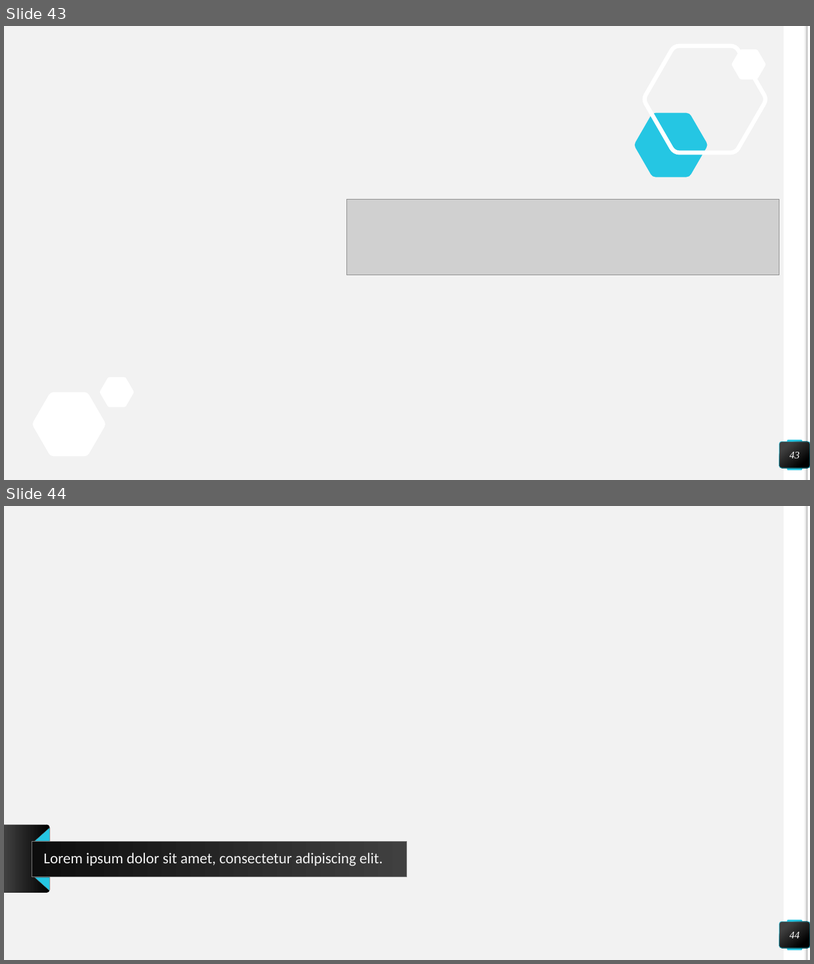
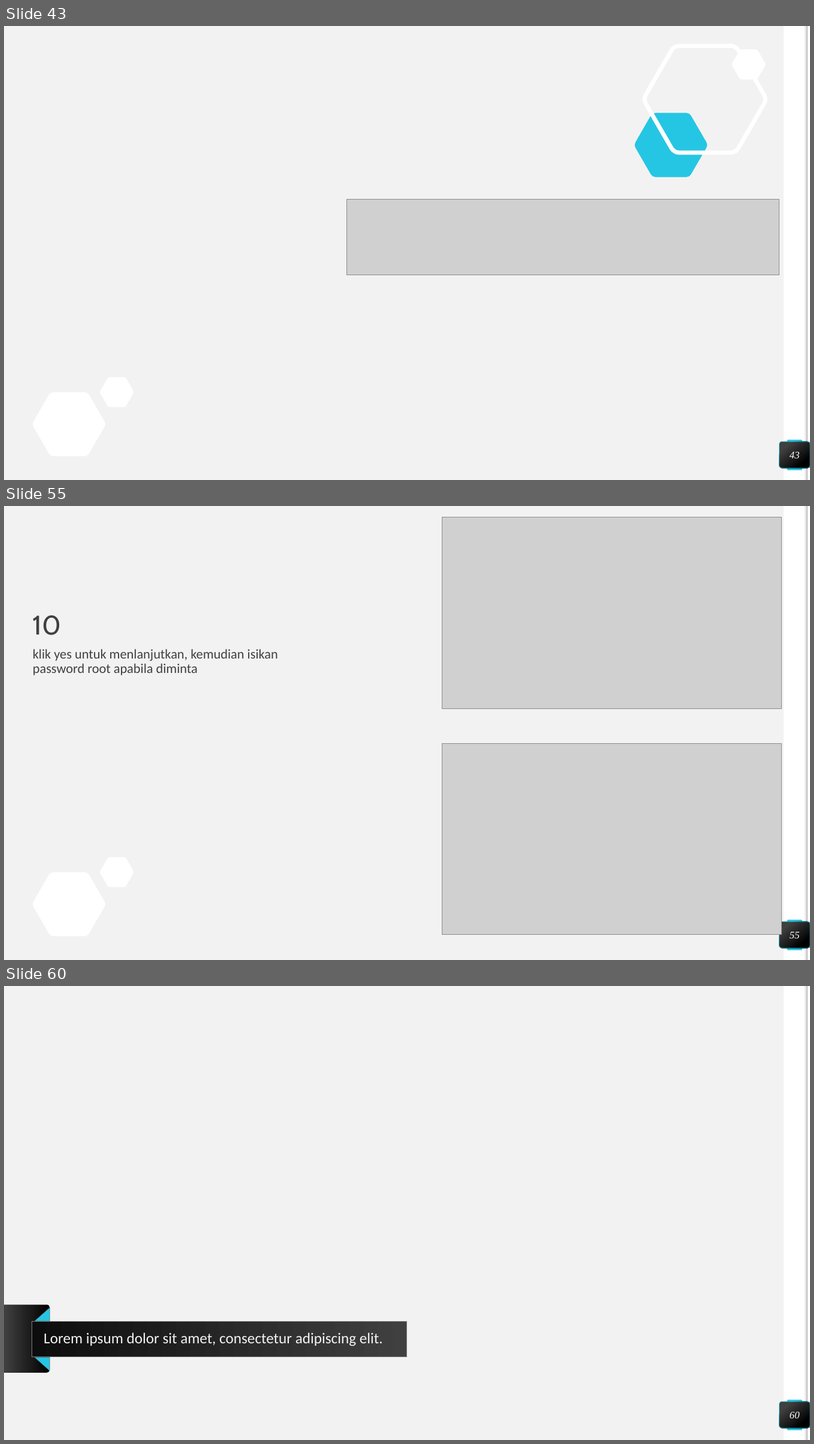
Before and after one commit to muammaradid/Pengantar-Deep-Learning, a slide deck: Tugas 1/54415319_Muammar Adid Prabowo_Tentang Python_4IA17.pptx. Shown one above the other, each under a label of ours: slides 43 and 44 before the commit, slides 43, 55 and 60 after it; the slides between them are not shown. The pictures are 814x964 and 814x1444 pixels, drawn with LibreOffice and Linux fonts; fonts in the diff are those of the drawing; grey boxes stand for pictures; background and template pictures are left out. Boxes give left, top, right and bottom in pixels: in the first picture for what was removed or moved away, otherwise in the second. Text is boxed around its words. In the diff, an @@ line names an element or a change of style, - is before the commit and + after.

```diff
--- a/Tugas 1/54415319_Muammar Adid Prabowo_Tentang Python_4IA17.pptx
+++ b/Tugas 1/54415319_Muammar Adid Prabowo_Tentang Python_4IA17.pptx
@@ slide 55 added at <box>4,506,810,960</box>, background #F2F2F2; not listed: 6 template elements that a slide beside it also shows @@
@@ picture added at <box>442,517,782,709</box> @@
@@ title added at <box>33,615,62,635</box>, 32 pt, text #404040 @@
+10
@@ text added at <box>33,649,278,675</box>, 16 pt, text #404040 @@
+klik yes untuk menlanjutkan, kemudian isikan password root apabila diminta
@@ picture added at <box>442,743,782,934</box> @@
@@ page number added at <box>780,921,810,948</box>, fill gradient #404040 to #000000, outline #25C6E3 0.5 pt, 12 pt, text #FFFFFF, italic @@
+55
@@ what was slide 44 is now slide 60 @@
@@ page number at <box>790,1411,800,1418</box>: text changed @@
-44
+60
```
Also in this commit, not shown: 15 other slides added.
